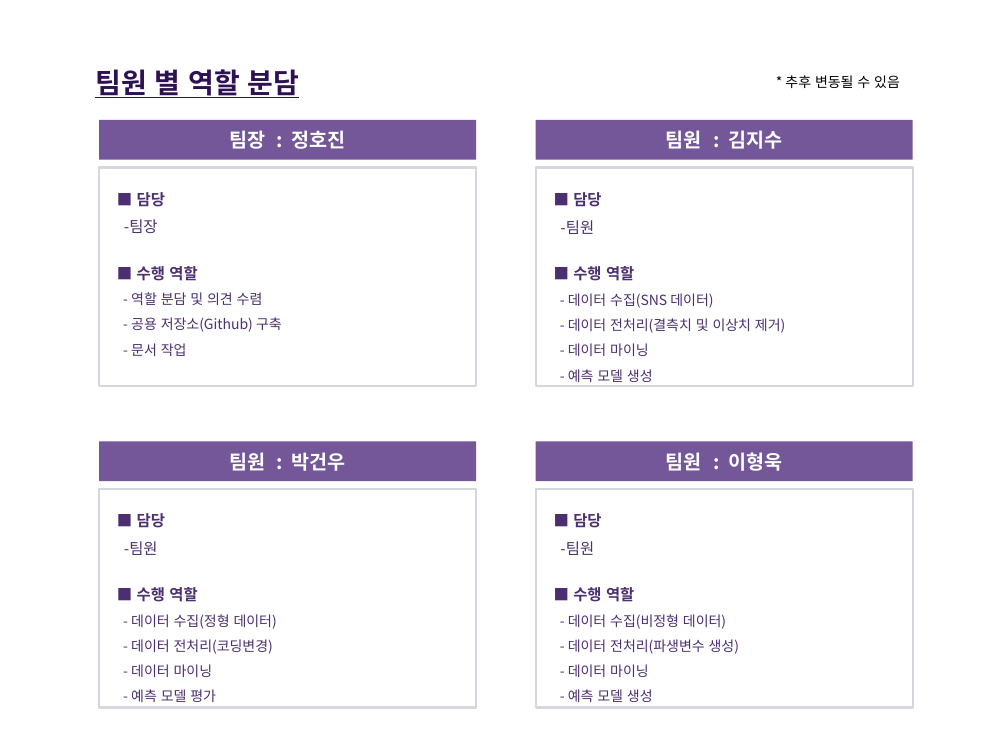
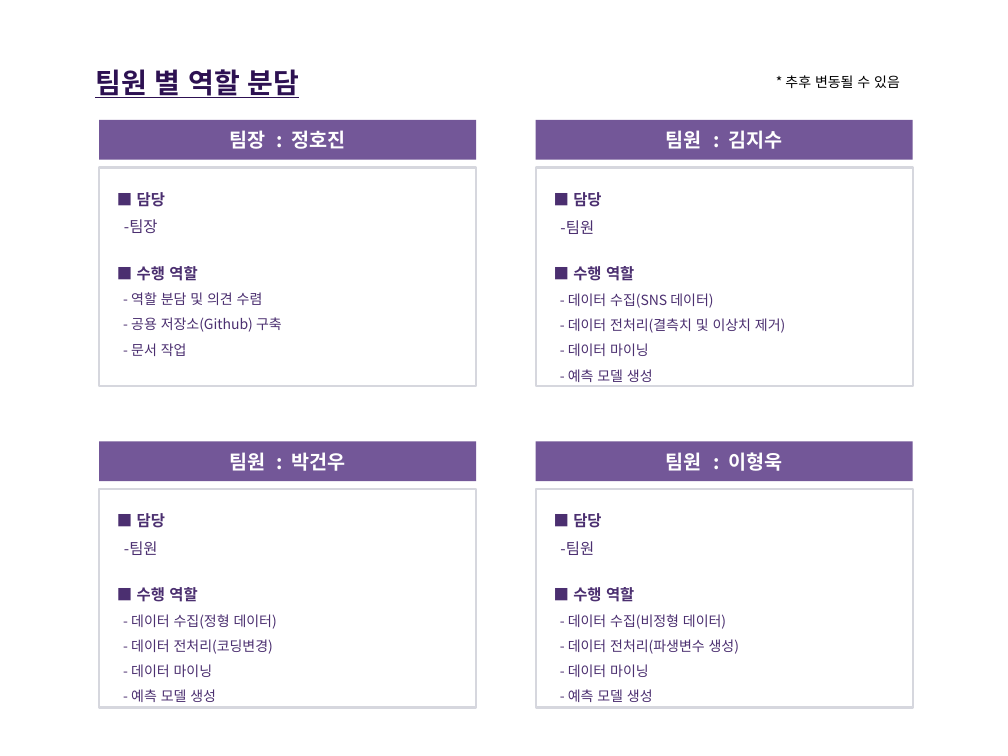
Before and after one commit to Hopanman/NAdata, a slide deck: slide 6 of 프로젝트 기획안(양식)_(NA팀).pptx. Drawn at 1008x756 pixels with LibreOffice and Linux fonts; fonts in the diff are those of the drawing. Boxes give left, top, right and bottom in pixels: in the first picture for what was removed or moved away, otherwise in the second. Text is boxed around its words. In the diff, an @@ line names an element or a change of style, - is before the commit and + after.

```diff
--- a/프로젝트 기획안(양식)_(NA팀).pptx
+++ b/프로젝트 기획안(양식)_(NA팀).pptx
@@ text at (131,689,216,702): text changed @@
-- 예측 모델 평가
+- 예측 모델 생성
```
Also in this commit, not shown: 1 other slide changed, 6 other files.
